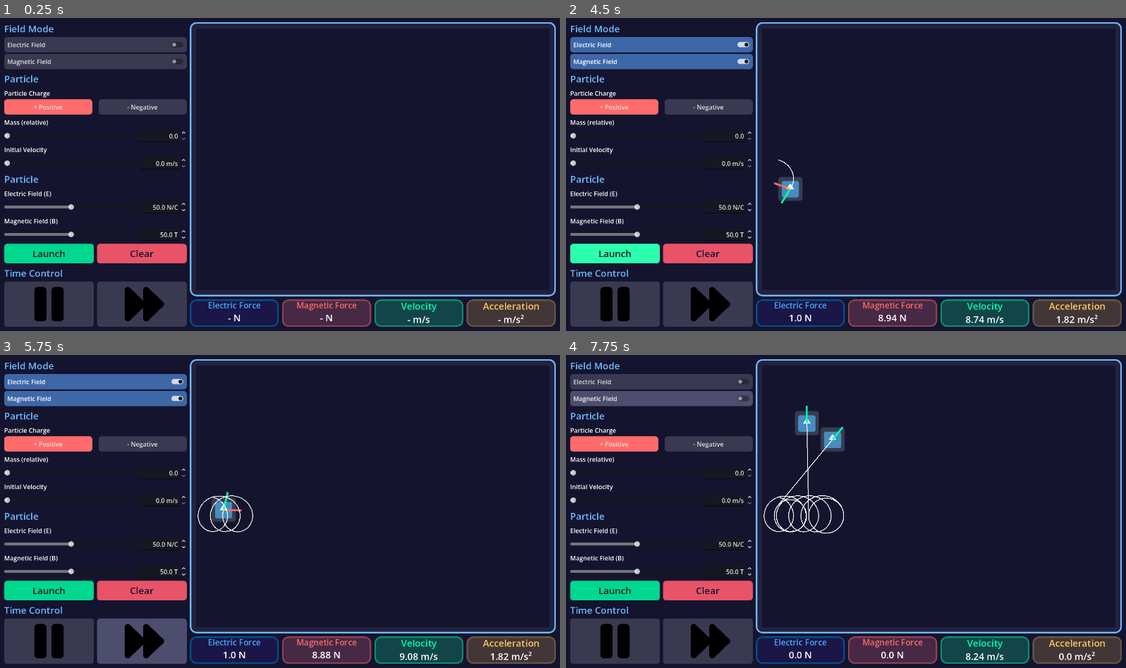
Above: before the commit, frames 1-4 (two rows, left to right).
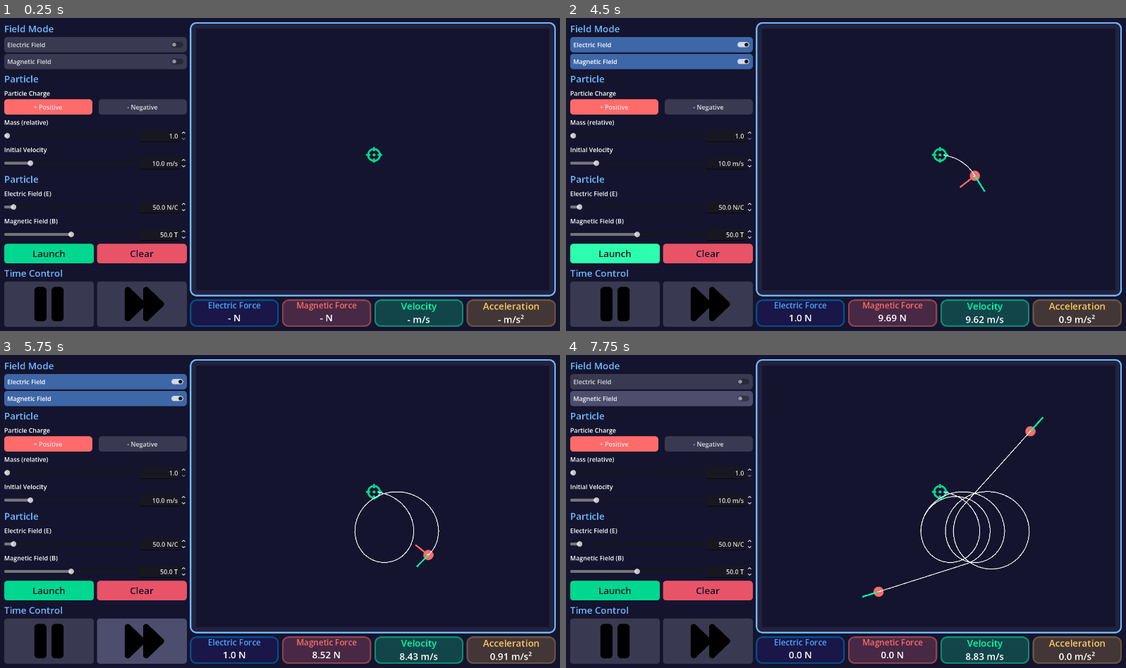
Above: after the commit, the same moments.

Repository: Mouthless-Stoat/EM-simulator
Game: Godot game, scene res://Main.tscn
The game is run twice, just before and just after one commit, with the same random seed, the same clock (stepped at 60 frames per second) and the same inputs. The engine's default icon, where the game draws it, is replaced by a stand-in: a white triangle on a blue panel in a dark square.
Inputs (mouse positions are in pixels of both pictures, inside the frame that each line leads up to):
- Up to frame 1 (0.25 s): no input
- Up to frame 2 (4.5 s): click "Electric Field" at 0.5 s; click "Magnetic Field" at 1.25 s; click "- Negative" at 2 s; click "+ Positive" at 2.75 s; click "Clear" at 3.5 s; click "Launch" at 4.25 s
- Up to frame 3 (5.75 s): click (140, 639) at 5 s
- Up to frame 4 (7.75 s): click "Launch" at 5.75 s; click "Electric Field" at 6.5 s; click "Magnetic Field" at 7.25 s

The runs differ from the first frame. In frame 1, 0.3% of the frame differs, in the area x 0-69%, y 36-62%; in frame 2, 0.9%; in frame 3, 1.1%; in frame 4, 2.2%, in the area x 0-86%, y 16-98%.

Commit message:
sooo much shit

Diff:
--- a/Global.gd
+++ b/Global.gd
@@ -9,4 +9,4 @@
 var HAVE_B := 0
 
 var q = 0.02
-var me = 5
+var me = 10
--- a/Main.tscn
+++ b/Main.tscn
@@ -1,12 +1,14 @@
 [gd_scene format=3 uid="uid://b3qyv271x8y0e"]
 
-[ext_resource type="Script" uid="uid://casuolcued1vw" path="res://settings.gd" id="1_cm0pq"]
-[ext_resource type="Script" uid="uid://b8m78vgpf7r5q" path="res://toggle_friend.gd" id="1_glv2v"]
-[ext_resource type="Script" uid="uid://b58jjutat4nc3" path="res://silder.gd" id="3_fos0i"]
-[ext_resource type="Script" uid="uid://c4s4nldv2hc16" path="res://toggle.gd" id="5_fos0i"]
-[ext_resource type="Texture2D" uid="uid://efibckqpguqm" path="res://play-solid.svg" id="6_lgr22"]
-[ext_resource type="Texture2D" uid="uid://cgaadhva5ouvo" path="res://forward-solid.svg" id="7_lgr22"]
-[ext_resource type="Texture2D" uid="uid://cfflcj74id41t" path="res://pause-solid.svg" id="7_trn2v"]
+[ext_resource type="Script" uid="uid://casuolcued1vw" path="res://main.gd" id="1_cm0pq"]
+[ext_resource type="Script" uid="uid://b8m78vgpf7r5q" path="res://script/toggle_friend.gd" id="1_glv2v"]
+[ext_resource type="Script" uid="uid://b58jjutat4nc3" path="res://script/silder.gd" id="3_fos0i"]
+[ext_resource type="Script" uid="uid://c4s4nldv2hc16" path="res://script/pause.gd" id="5_fos0i"]
+[ext_resource type="Texture2D" uid="uid://efibckqpguqm" path="res://asset/play-solid.svg" id="6_lgr22"]
+[ext_resource type="Texture2D" uid="uid://cgaadhva5ouvo" path="res://asset/forward-solid.svg" id="7_lgr22"]
+[ext_resource type="Texture2D" uid="uid://cfflcj74id41t" path="res://asset/pause-solid.svg" id="7_trn2v"]
+[ext_resource type="Texture2D" uid="uid://ov2plhxtk2lk" path="res://asset/crosshairs-solid.svg" id="8_03owx"]
+[ext_resource type="Script" uid="uid://u706vbwkahrn" path="res://script/launcher.gd" id="9_03owx"]
 
 [sub_resource type="StyleBoxFlat" id="StyleBoxFlat_ig7tw"]
 bg_color = Color(1, 0.41960785, 0.41960785, 1)
@@ -243,12 +245,15 @@
 [node name="Mass" type="HBoxContainer" parent="MarginContainer/HBoxContainer/VBoxContainer/VBoxContainer2" unique_id=89166786]
 layout_mode = 2
 
-[node name="HSlider" type="HSlider" parent="MarginContainer/HBoxContainer/VBoxContainer/VBoxContainer2/Mass" unique_id=883213583 node_paths=PackedStringArray("friend")]
-layout_mode = 2
-size_flags_horizontal = 3
-size_flags_vertical = 1
-max_value = 10.0
+[node name="Mass" type="HSlider" parent="MarginContainer/HBoxContainer/VBoxContainer/VBoxContainer2/Mass" unique_id=883213583 node_paths=PackedStringArray("friend")]
+unique_name_in_owner = true
+layout_mode = 2
+size_flags_horizontal = 3
+size_flags_vertical = 1
+min_value = 1.0
+max_value = 5.0
 step = 0.1
+value = 1.0
 script = ExtResource("3_fos0i")
 friend = NodePath("../LineEdit")
 
@@ -266,17 +271,23 @@
 [node name="InitVel" type="HBoxContainer" parent="MarginContainer/HBoxContainer/VBoxContainer/VBoxContainer2" unique_id=1384470170]
 layout_mode = 2
 
-[node name="HSlider" type="HSlider" parent="MarginContainer/HBoxContainer/VBoxContainer/VBoxContainer2/InitVel" unique_id=680223832 node_paths=PackedStringArray("friend")]
-layout_mode = 2
-size_flags_horizontal = 3
-size_flags_vertical = 1
+[node name="InitVel" type="HSlider" parent="MarginContainer/HBoxContainer/VBoxContainer/VBoxContainer2/InitVel" unique_id=680223832 node_paths=PackedStringArray("friend")]
+unique_name_in_owner = true
+layout_mode = 2
+size_flags_horizontal = 3
+size_flags_vertical = 1
+min_value = 1.0
+max_value = 50.0
 step = 0.1
+value = 10.0
 script = ExtResource("3_fos0i")
 friend = NodePath("../LineEdit")
 
 [node name="LineEdit" type="SpinBox" parent="MarginContainer/HBoxContainer/VBoxContainer/VBoxContainer2/InitVel" unique_id=306961252]
 custom_minimum_size = Vector2(120, 0)
 layout_mode = 2
+min_value = 1.0
+value = 1.0
 alignment = 2
 suffix = "m/s"
 
@@ -303,6 +314,7 @@
 layout_mode = 2
 size_flags_horizontal = 3
 size_flags_vertical = 1
+max_value = 1000.0
 step = 0.1
 value = 50.0
 script = ExtResource("3_fos0i")
@@ -426,6 +438,7 @@
 theme_override_constants/margin_bottom = 16
 
 [node name="SubViewportContainer" type="SubViewportContainer" parent="MarginContainer/HBoxContainer/VBoxContainer2/Panel/MarginContainer" unique_id=1015455203]
+unique_name_in_owner = true
 layout_mode = 2
 size_flags_horizontal = 3
 size_flags_vertical = 3
@@ -438,6 +451,14 @@
 size = Vector2i(902, 668)
 size_2d_override = Vector2i(960, 540)
 render_target_update_mode = 4
+
+[node name="Launcher" type="Sprite2D" parent="MarginContainer/HBoxContainer/VBoxContainer2/Panel/MarginContainer/SubViewportContainer/SubViewport" unique_id=1020782445]
+unique_name_in_owner = true
+modulate = Color(0, 0.84313726, 0.56078434, 1)
+position = Vector2(453.99997, 323)
+scale = Vector2(0.3125, 0.3125)
+texture = ExtResource("8_03owx")
+script = ExtResource("9_03owx")
 
 [node name="HBoxContainer" type="HBoxContainer" parent="MarginContainer/HBoxContainer/VBoxContainer2" unique_id=1602481572]
 layout_mode = 2
--- a/arrow.gd
+++ /dev/null
@@ -1,9 +0,0 @@
-extends Line2D
-
-@export var vec := Vector2.ZERO
-
-# Called every frame. 'delta' is the elapsed time since the previous frame.
-func _process(delta: float) -> void:
-	visible = vec.length() != 0
-	points[1].x = (vec.length()) * 10
-	rotation = vec.angle()
--- a/arrow.tscn
+++ /dev/null
@@ -1,7 +0,0 @@
-[gd_scene format=3 uid="uid://b0p56ckph20nd"]
-
-[ext_resource type="Script" uid="uid://4giq3j25oovk" path="res://arrow.gd" id="2_acd0x"]
-
-[node name="Arrow" type="Line2D" unique_id=716385807]
-points = PackedVector2Array(0, 0, 0, 0)
-script = ExtResource("2_acd0x")
--- /dev/null
+++ b/asset/circle-solid.svg
@@ -0,0 +1 @@
+<svg xmlns="http://www.w3.org/2000/svg" viewBox="0 0 512 512"><!--!Font Awesome Free 7.2.0 by @fontawesome - https://fontawesome.com License - https://fontawesome.com/license/free Copyright 2026 Fonticons, Inc.--><path fill="rgb(255, 255, 255)" d="M0 256a256 256 0 1 1 512 0 256 256 0 1 1 -512 0z"/></svg>
--- /dev/null
+++ b/asset/crosshairs-solid.svg
@@ -0,0 +1 @@
+<svg xmlns="http://www.w3.org/2000/svg" viewBox="0 0 576 512"><!--!Font Awesome Free 7.2.0 by @fontawesome - https://fontawesome.com License - https://fontawesome.com/license/free Copyright 2026 Fonticons, Inc.--><path fill="rgb(255, 255, 255)" d="M288-16c17.7 0 32 14.3 32 32l0 18.3c98.1 14 175.7 91.6 189.7 189.7l18.3 0c17.7 0 32 14.3 32 32s-14.3 32-32 32l-18.3 0c-14 98.1-91.6 175.7-189.7 189.7l0 18.3c0 17.7-14.3 32-32 32s-32-14.3-32-32l0-18.3C157.9 463.7 80.3 386.1 66.3 288L48 288c-17.7 0-32-14.3-32-32s14.3-32 32-32l18.3 0C80.3 125.9 157.9 48.3 256 34.3L256 16c0-17.7 14.3-32 32-32zM131.2 288c12.7 62.7 62.1 112.1 124.8 124.8l0-12.8c0-17.7 14.3-32 32-32s32 14.3 32 32l0 12.8c62.7-12.7 112.1-62.1 124.8-124.8L432 288c-17.7 0-32-14.3-32-32s14.3-32 32-32l12.8 0C432.1 161.3 382.7 111.9 320 99.2l0 12.8c0 17.7-14.3 32-32 32s-32-14.3-32-32l0-12.8C193.3 111.9 143.9 161.3 131.2 224l12.8 0c17.7 0 32 14.3 32 32s-14.3 32-32 32l-12.8 0zM288 208a48 48 0 1 1 0 96 48 48 0 1 1 0-96z"/></svg>
--- /dev/null
+++ b/main.gd
@@ -0,0 +1,51 @@
+extends Control
+
+var particle := preload("res://packed/particle/particle.tscn")
+var recent: Node
+
+func round_to_2(f: float) -> float:
+	return round(f * 100) / 100
+
+func _process(delta: float) -> void:
+	if recent == null:
+		%FE.text = "- N"
+		%FB.text = "- N"
+		%Vel.text = "- m/s"
+		%Acc.text = "- m/s²"
+	else:
+		%FE.text = "%s N" % round_to_2(recent.F_e.length())
+		%FB.text = "%s N" % round_to_2(recent.F_b.length())
+		%Vel.text = "%s m/s" % round_to_2(recent.vel.length())
+		%Acc.text = "%s m/s²" % round_to_2(recent.acc.length())
+
+
+func _on_enable_electric_toggled(toggled_on: bool) -> void:
+	Global.HAVE_E = toggled_on as int
+
+func _on_enable_magnetic_toggled(toggled_on: bool) -> void:
+	Global.HAVE_B = toggled_on as int
+
+
+func _E_str_changed(value: float) -> void:
+	Global.E_STR = value
+
+func _B_str_changed(value: float) -> void:
+	Global.B_STR = value
+
+func launch_particle() -> void:
+	var new_particle := particle.instantiate()
+	new_particle.charge = (%Positive.disabled as int) * 2 - 1
+	new_particle.position = %Launcher.position
+	new_particle.init_vel = %InitVel.value * Vector2.RIGHT
+	new_particle.mass = %Mass.value
+
+	%Forward.connect("pressed", new_particle.proc)
+	%SubViewport.add_child(new_particle)
+	new_particle.name += "Particle"
+	recent = new_particle
+
+
+func clear_particle() -> void:
+	for child in %SubViewport.get_children():
+		if "Particle" in child.name:
+			child.queue_free()
--- /dev/null
+++ b/packed/arrow/arrow.gd
@@ -0,0 +1,9 @@
+extends Line2D
+
+@export var vec := Vector2.ZERO
+
+# Called every frame. 'delta' is the elapsed time since the previous frame.
+func _process(delta: float) -> void:
+	visible = vec.length() != 0
+	points[1].x = (vec.length()) * 5
+	rotation = vec.angle()
--- /dev/null
+++ b/packed/arrow/arrow.tscn
@@ -0,0 +1,7 @@
+[gd_scene format=3 uid="uid://b0p56ckph20nd"]
+
+[ext_resource type="Script" uid="uid://4giq3j25oovk" path="res://packed/arrow/arrow.gd" id="2_acd0x"]
+
+[node name="Arrow" type="Line2D" unique_id=716385807]
+points = PackedVector2Array(0, 0, 0, 0)
+script = ExtResource("2_acd0x")
--- /dev/null
+++ b/packed/particle/particle.gd
@@ -0,0 +1,45 @@
+extends Sprite2D
+
+@export var charge := 1
+@export var init_vel := Vector2(10, 0)
+@export var mass := 1
+
+var is_running = true
+
+@export var vel := init_vel
+@export var acc: Vector2
+@export var F_e: Vector2
+@export var F_b: Vector2
+
+
+func _ready() -> void:
+	vel = init_vel
+	self_modulate = Color.from_string("#ff6b6b", "#ffffff") if charge == 1 else Color.from_string("#6b8fff", "#ffffff")
+
+func _process(delta: float) -> void:
+	if !Global.PAUSE:
+		proc()
+
+# Called every frame. 'delta' is the elapsed time since the previous frame.
+func proc() -> void:
+	if !is_running:
+		return
+	var q = Global.q * charge
+	F_e = (q * Global.E_STR * Global.HAVE_E) * Vector2.UP
+	F_b = Vector2(q * vel.length() * Global.B_STR * Global.HAVE_B, 0).rotated(vel.angle() + 3 * PI/2 + PI)
+
+	acc = (F_e+F_b)/(mass*Global.me)
+
+	vel += F_e/(mass*Global.me)
+	vel = vel.rotated(F_b.length()/(Global.me * mass * vel.length()) * charge)
+
+
+	position += vel
+
+	$EArrow.vec = F_e
+	$BArrow.vec = F_b
+	$VArrow.vec = vel
+	$AArrow.vec = acc
+
+func _on_exit() -> void:
+	is_running = false
--- /dev/null
+++ b/packed/particle/particle.tscn
@@ -0,0 +1,38 @@
+[gd_scene format=3 uid="uid://v12ehlfo6a8h"]
+
+[ext_resource type="Texture2D" uid="uid://cuc5gijccpi4m" path="res://asset/circle-solid.svg" id="1_ptq6v"]
+[ext_resource type="Script" uid="uid://ufos3oinh7sn" path="res://packed/particle/particle.gd" id="2_elln3"]
+[ext_resource type="Script" uid="uid://cb02k6xrj5m4m" path="res://script/trail.gd" id="3_q0rdw"]
+[ext_resource type="PackedScene" uid="uid://b0p56ckph20nd" path="res://packed/arrow/arrow.tscn" id="4_k8xpo"]
+
+[node name="Particle" type="Sprite2D" unique_id=1214726871]
+texture = ExtResource("1_ptq6v")
+script = ExtResource("2_elln3")
+
+[node name="Line2D" type="Line2D" parent="." unique_id=1044109323]
+top_level = true
+width = 2.0
+joint_mode = 2
+begin_cap_mode = 2
+end_cap_mode = 2
+script = ExtResource("3_q0rdw")
+
+[node name="VisibleOnScreenNotifier2D" type="VisibleOnScreenNotifier2D" parent="." unique_id=1296068635]
+
+[node name="EArrow" parent="." unique_id=395328472 instance=ExtResource("4_k8xpo")]
+width = 4.0
+default_color = Color(0.27450982, 0.654902, 0.99215686, 1)
+
+[node name="BArrow" parent="." unique_id=464488582 instance=ExtResource("4_k8xpo")]
+width = 4.0
+default_color = Color(1, 0.41960785, 0.41960785, 1)
+
+[node name="VArrow" parent="." unique_id=716385807 instance=ExtResource("4_k8xpo")]
+width = 4.0
+default_color = Color(0, 1, 0.6666667, 1)
+
+[node name="AArrow" parent="." unique_id=374593963 instance=ExtResource("4_k8xpo")]
+width = 4.0
+default_color = Color(1, 0.78431374, 0.39215687, 1)
+
+[connection signal="screen_exited" from="VisibleOnScreenNotifier2D" to="." method="_on_exit"]
--- a/particle.gd
+++ /dev/null
@@ -1,43 +0,0 @@
-extends Sprite2D
-
-@export var charge := 1
-@export var init_vel := Vector2(10, 0)
-@export var mass := 1
-
-var is_running = true
-
-@export var vel := init_vel
-@export var acc: Vector2
-@export var F_e: Vector2
-@export var F_b: Vector2
-
-
-func _ready() -> void:
-	vel = init_vel
-
-func _process(delta: float) -> void:
-	if !Global.PAUSE:
-		proc()
-
-# Called every frame. 'delta' is the elapsed time since the previous frame.
-func proc() -> void:
-	if !is_running:
-		return
-	var q = Global.q * charge
-	F_e = (q * Global.E_STR * Global.HAVE_E) * Vector2.UP
-	F_b = Vector2(q * vel.length() * Global.B_STR * Global.HAVE_B, 0).rotated(vel.angle() + PI/2)
-	acc = (F_e+F_b)/(mass*Global.me)
-
-	vel += F_e/(mass*Global.me)
-	vel = vel.rotated(F_b.length()/(Global.me * mass * vel.length()) * charge)
-
-
-	position += vel
-
-	$EArrow.vec = F_e
-	$BArrow.vec = F_b
-	$VArrow.vec = vel
-	$AArrow.vec = acc
-
-func _on_exit() -> void:
-	is_running = false
--- a/particle.tscn
+++ /dev/null
@@ -1,35 +0,0 @@
-[gd_scene format=3 uid="uid://v12ehlfo6a8h"]
-
-[ext_resource type="Texture2D" uid="uid://b3diob4s87m03" path="res://icon.svg" id="1_547df"]
-[ext_resource type="Script" uid="uid://ufos3oinh7sn" path="res://particle.gd" id="2_osap4"]
-[ext_resource type="Script" uid="uid://cb02k6xrj5m4m" path="res://trail.gd" id="3_w28hp"]
-[ext_resource type="PackedScene" uid="uid://b0p56ckph20nd" path="res://arrow.tscn" id="4_osap4"]
-
-[node name="Particle" type="Sprite2D" unique_id=1214726871]
-scale = Vector2(0.5, 0.5)
-texture = ExtResource("1_547df")
-script = ExtResource("2_osap4")
-
-[node name="Line2D" type="Line2D" parent="." unique_id=1044109323]
-top_level = true
-width = 2.0
-joint_mode = 2
-begin_cap_mode = 2
-end_cap_mode = 2
-script = ExtResource("3_w28hp")
-
-[node name="VisibleOnScreenNotifier2D" type="VisibleOnScreenNotifier2D" parent="." unique_id=1296068635]
-
-[node name="EArrow" parent="." unique_id=395328472 instance=ExtResource("4_osap4")]
-default_color = Color(0.27450982, 0.654902, 0.99215686, 1)
-
-[node name="BArrow" parent="." unique_id=464488582 instance=ExtResource("4_osap4")]
-default_color = Color(1, 0.41960785, 0.41960785, 1)
-
-[node name="VArrow" parent="." unique_id=716385807 instance=ExtResource("4_osap4")]
-default_color = Color(0, 1, 0.6666667, 1)
-
-[node name="AArrow" parent="." unique_id=374593963 instance=ExtResource("4_osap4")]
-default_color = Color(1, 0.78431374, 0.39215687, 1)
-
-[connection signal="screen_exited" from="VisibleOnScreenNotifier2D" to="." method="_on_exit"]
--- /dev/null
+++ b/script/launcher.gd
@@ -0,0 +1,6 @@
+extends Sprite2D
+
+func _process(delta: float) -> void:
+	if Input.is_mouse_button_pressed(MOUSE_BUTTON_LEFT) \
+		and %SubViewportContainer.get_rect().has_point(get_global_mouse_position()):
+		position = get_global_mouse_position()
--- /dev/null
+++ b/script/silder.gd
@@ -0,0 +1,17 @@
+extends HSlider
+
+@export var friend: SpinBox
+
+func _ready() -> void:
+	connect("value_changed", _on_value_changed)
+	friend.connect("value_changed", _on_friend_change)
+	friend.min_value = min_value
+	friend.max_value = max_value
+	friend.step = 0.1
+	friend.value = value
+
+func _on_value_changed(value: float) -> void:
+	friend.value = value
+
+func _on_friend_change(v: float) -> void:
+	value = v
--- /dev/null
+++ b/script/toggle_friend.gd
@@ -0,0 +1,11 @@
+# This is use with the postive and negative button
+extends Button
+
+@export var friend: Button
+
+func _ready() -> void:
+	self.connect("pressed", self._on_pressed)
+
+func _on_pressed() -> void:
+	self.disabled = true
+	friend.disabled = false
--- a/settings.gd
+++ /dev/null
@@ -1,47 +0,0 @@
-extends Control
-
-var particle := preload("res://particle.tscn")
-var recent: Node
-
-func round_to_2(f: float) -> float:
-	return round(f * 100) / 100
-
-func _process(delta: float) -> void:
-	if recent == null:
-		%FE.text = "- N"
-		%FB.text = "- N"
-		%Vel.text = "- m/s"
-		%Acc.text = "- m/s²"
-	else:
-		%FE.text = "%s N" % round_to_2(recent.F_e.length())
-		%FB.text = "%s N" % round_to_2(recent.F_b.length())
-		%Vel.text = "%s m/s" % round_to_2(recent.vel.length())
-		%Acc.text = "%s m/s²" % round_to_2(recent.acc.length())
-
-
-func _on_enable_electric_toggled(toggled_on: bool) -> void:
-	Global.HAVE_E = toggled_on as int
-
-func _on_enable_magnetic_toggled(toggled_on: bool) -> void:
-	Global.HAVE_B = toggled_on as int
-
-
-func _E_str_changed(value: float) -> void:
-	Global.E_STR = value
-
-func _B_str_changed(value: float) -> void:
-	Global.B_STR = value
-
-func launch_particle() -> void:
-	var new_particle := particle.instantiate()
-	new_particle.charge = (%Positive.disabled as int) * 2 - 1
-	new_particle.position = Vector2(32, %SubViewport.size.y/2)
-	new_particle.name += "Particle"
-	%Forward.connect("pressed", new_particle.proc)
-	%SubViewport.add_child(new_particle)
-	recent = new_particle
-
-
-func clear_particle() -> void:
-	for child in %SubViewport.get_children():
-		child.queue_free()
--- a/silder.gd
+++ /dev/null
@@ -1,17 +0,0 @@
-extends HSlider
-
-@export var friend: SpinBox
-
-func _ready() -> void:
-	connect("value_changed", _on_value_changed)
-	friend.connect("value_changed", _on_friend_change)
-	friend.min_value = min_value
-	friend.max_value = max_value
-	friend.step = step
-	friend.value = value
-
-func _on_value_changed(value: float) -> void:
-	friend.value = value
-
-func _on_friend_change(v: float) -> void:
-	value = v
--- a/toggle_friend.gd
+++ /dev/null
@@ -1,10 +0,0 @@
-extends Button
-
-@export var friend: Button
-
-func _ready() -> void:
-	self.connect("pressed", self._on_pressed)
-
-func _on_pressed() -> void:
-	self.disabled = true
-	friend.disabled = false
Not shown, added: Export/EM Simulator.apple-touch-icon.png.import
Not shown, added: Export/EM Simulator.icon.png.import
Not shown, added: Export/EM Simulator.png.import
Not shown, added: asset/circle-solid.svg.import
Not shown, added: asset/crosshairs-solid.svg.import
Renamed: forward-solid.svg -> asset/forward-solid.svg
Not shown, added: asset/forward-solid.svg.import
Renamed: pause-solid.svg -> asset/pause-solid.svg
Not shown, added: asset/pause-solid.svg.import
Renamed: play-solid.svg -> asset/play-solid.svg
Not shown, added: asset/play-solid.svg.import
Not shown, added: export_presets.cfg
(and 21 more such lines)
